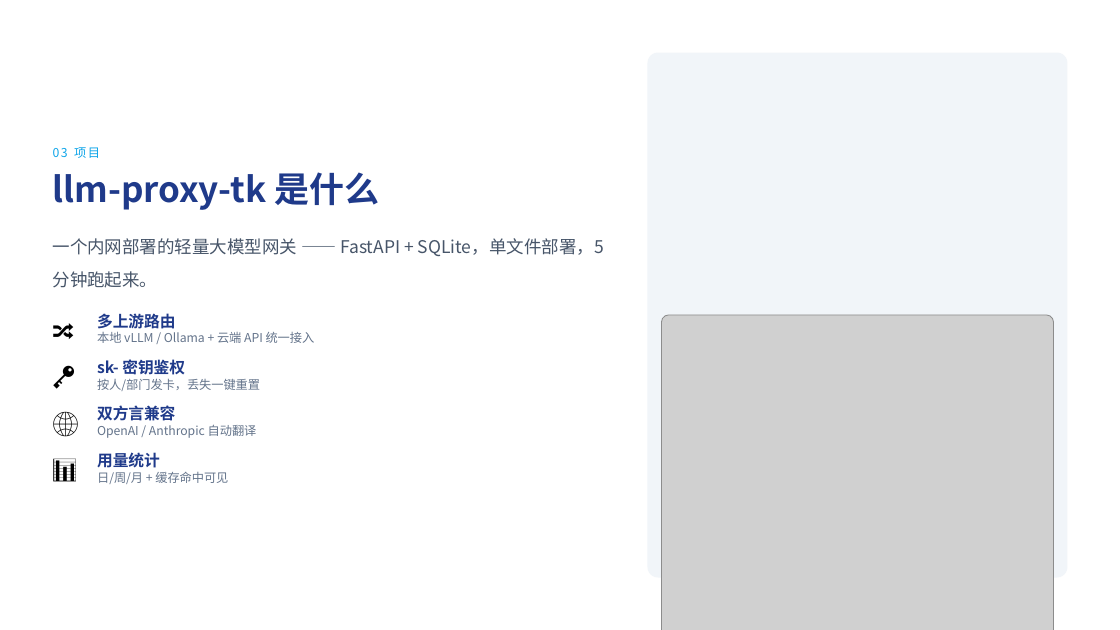
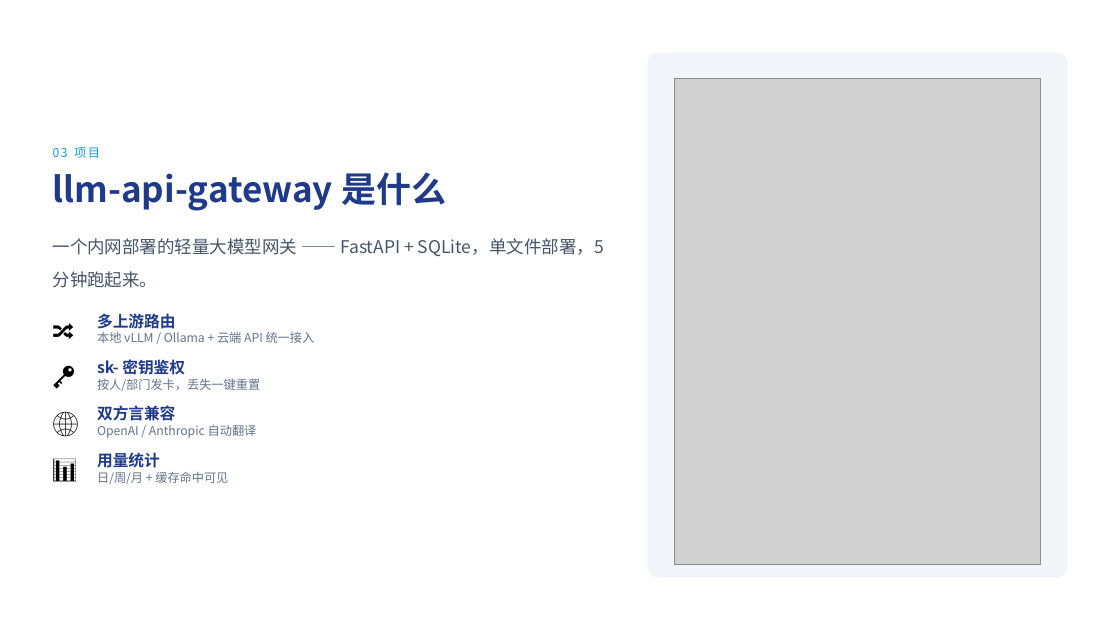
Before and after one commit to boonya-hrgk/llm-api-gateway, a slide deck: slide 5 of docs/llm-api-gateway汇报/AI网关如何在企业中实现大模型自动化编程落地.pptx. Drawn at 1120x630 pixels with LibreOffice and Linux fonts; fonts in the diff are those of the drawing; grey boxes stand for pictures. Boxes give left, top, right and bottom in pixels: in the first picture for what was removed or moved away, otherwise in the second. Text is boxed around its words. In the diff, an @@ line names an element or a change of style, - is before the commit and + after.

```diff
--- a/docs/llm-api-gateway汇报/AI网关如何在企业中实现大模型自动化编程落地.pptx
+++ b/docs/llm-api-gateway汇报/AI网关如何在企业中实现大模型自动化编程落地.pptx
@@ picture added at box(675, 79, 1041, 565) @@
@@ text at box(53, 172, 446, 211): text changed @@
-llm-proxy-tk 是什么
+llm-api-gateway 是什么
@@ picture removed at box(662, 315, 1054, 630) @@
```
Also in this commit, not shown: 9 other slides changed, 21 other files.
